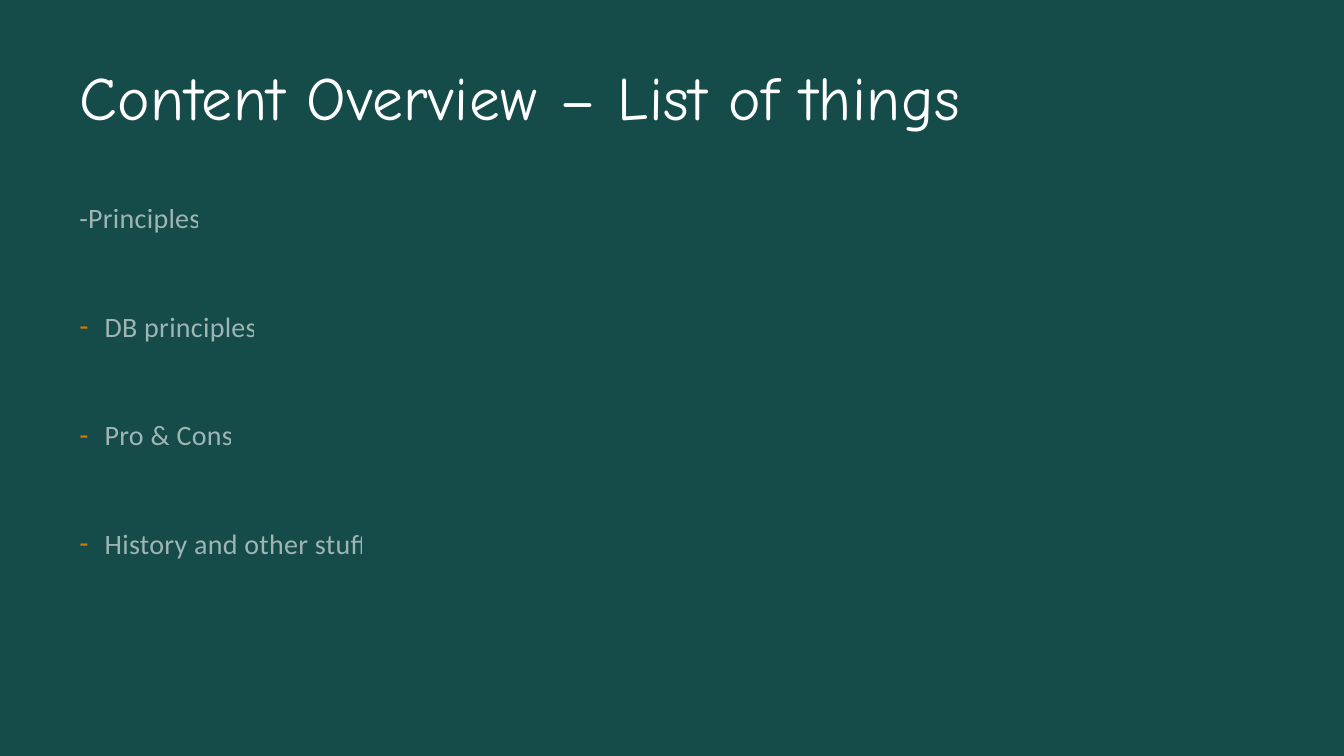
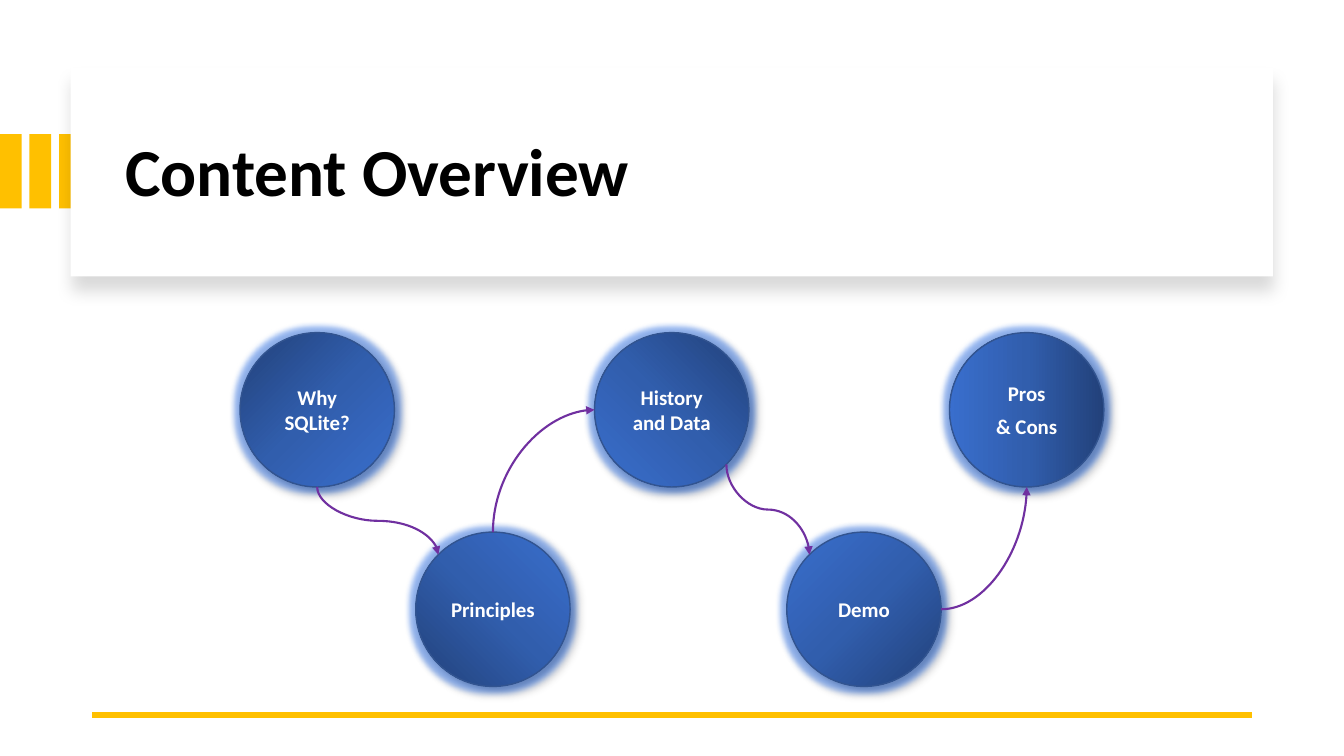
Before and after one commit to AntonioPirani/SQLiteProject, a slide deck: slide 2 of Presentation.pptx. Drawn at 1344x756 pixels with LibreOffice and Linux fonts; fonts in the diff are those of the drawing. Boxes give left, top, right and bottom in pixels: in the first picture for what was removed or moved away, otherwise in the second. Text is boxed around its words. In the diff, an @@ line names an element or a change of style, - is before the commit and + after.

Commit message:
initial 2 slide + history update

```diff
--- a/Presentation.pptx
+++ b/Presentation.pptx
@@ background #0B2827 to #FFFFFF @@
@@ rectangle removed at (x1=0, y1=0, x2=1344, y2=756) @@
@@ rectangle added at (x1=71, y1=68, x2=1273, y2=276), fill #FFFFFF @@
@@ title "Content Overview" at (x1=125, y1=149, x2=629, y2=197): vertical alignment top to middle @@
@@ rectangle added at (x1=0, y1=134, x2=21, y2=209), fill #FFC000 @@
@@ rectangle added at (x1=29, y1=134, x2=50, y2=209), fill #FFC000 @@
@@ rectangle added at (x1=59, y1=134, x2=81, y2=209), fill #FFC000 @@
@@ title at (x1=125, y1=149, x2=629, y2=197): text changed; size 44 to 48 pt; font Comic Neue to Calibri; text colour #FFFFFF to #000000; bold on @@
-Content Overview – List of things
+Content Overview
@@ text removed at (x1=79, y1=209, x2=367, y2=559) @@
--Principles
-– DB principles
-– Pro & Cons
-– History and other stuff
@@ ellipse added at (x1=240, y1=333, x2=394, y2=487), fill gradient #23427A to #315EAD to #3A6FCE, outline #325491 1 pt, 14.9 pt, text #FFFFFF, bold @@
+Why SQLite?
@@ ellipse added at (x1=595, y1=333, x2=749, y2=487), fill gradient #23427A to #315EAD to #3A6FCE, outline #325491 1 pt, 14.9 pt, text #FFFFFF, bold @@
+History and Data
@@ ellipse added at (x1=950, y1=333, x2=1104, y2=487), fill gradient #23427A to #315EAD to #3A6FCE, outline #325491 1 pt, 14.9 pt, text #FFFFFF, bold @@
+Pros
+& Cons
@@ curved arrow added from (493, 532) to (595, 410), #7030A0 1.5 pt @@
@@ curved arrow added from (727, 465) to (810, 555), #7030A0 1.5 pt @@
@@ curved arrow added from (318, 487) to (439, 555), #7030A0 1.5 pt @@
@@ curved arrow added from (942, 609) to (1027, 487), #7030A0 1.5 pt @@
@@ ellipse added at (x1=415, y1=532, x2=570, y2=687), fill gradient #23427A to #315EAD to #3A6FCE, outline #325491 1 pt, 14.9 pt, text #FFFFFF, bold @@
+Principles
@@ ellipse added at (x1=787, y1=532, x2=942, y2=687), fill gradient #23427A to #315EAD to #3A6FCE, outline #325491 1 pt, 14.9 pt, text #FFFFFF, bold @@
+Demo
@@ line added from (1252, 715) to (93, 715), #FFC000 4.5 pt @@
```
Also in this commit, not shown: 5 other slides changed, 3 slides added, 3 slides removed.
